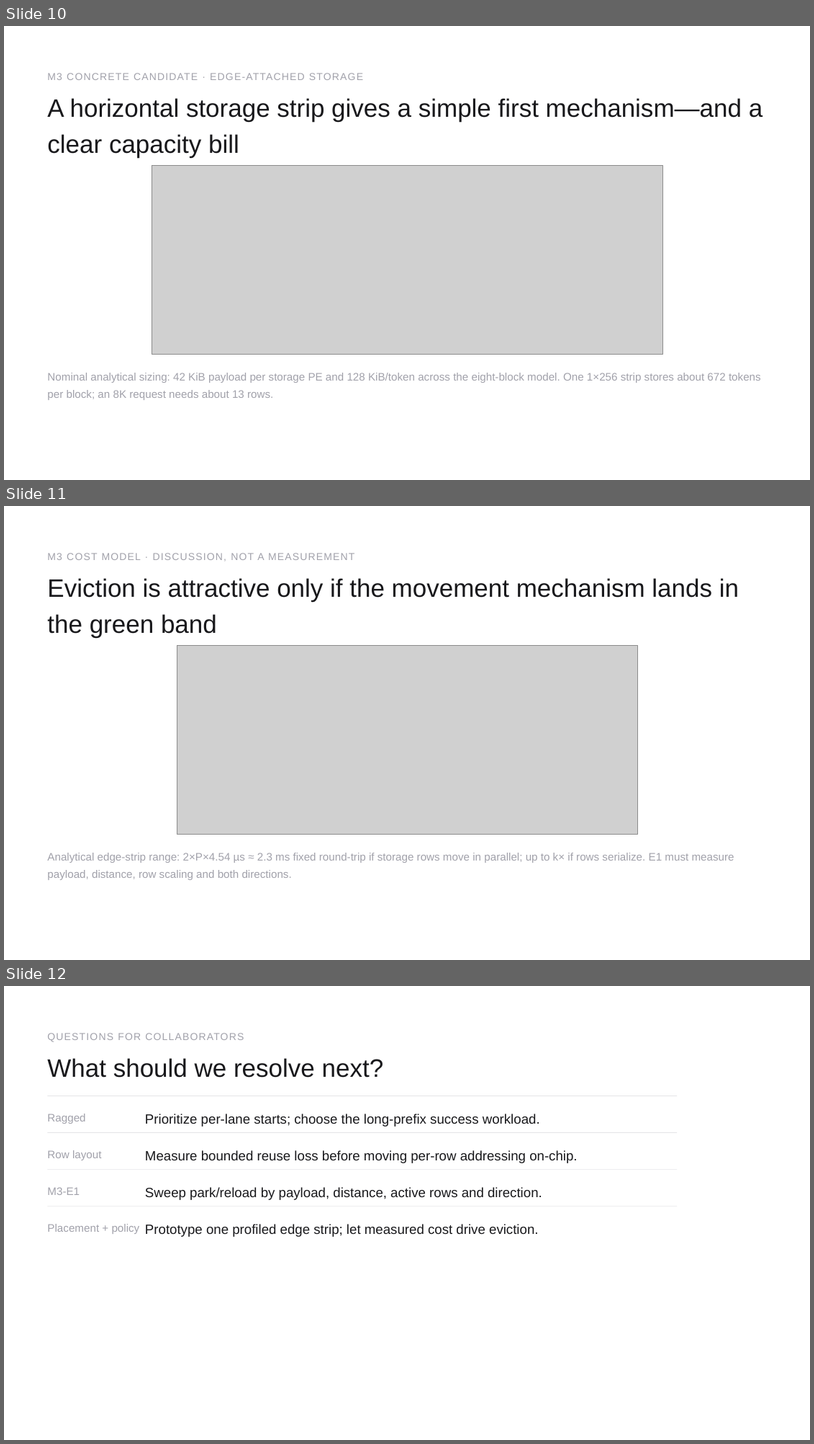
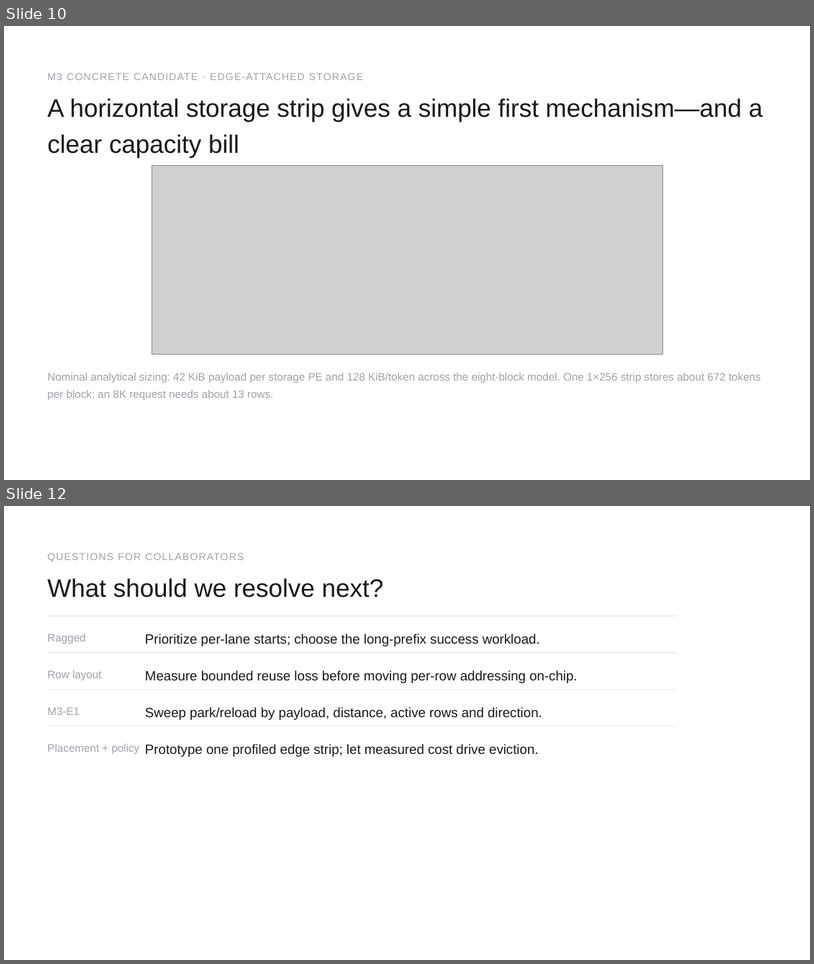
Before and after one commit to happyandslow/agent-memory, a slide deck: projects/WaferEngine-staging/meetings/2026-08-11.pptx. Shown one above the other, each under a label of ours: slides 10, 11 and 12 before the commit, slides 10 and 12 after it; the slides between them are not shown. The pictures are 814x1444 and 814x964 pixels, drawn with LibreOffice and Linux fonts; fonts in the diff are those of the drawing; grey boxes stand for pictures. Boxes give left, top, right and bottom in pixels: in the first picture for what was removed or moved away, otherwise in the second. Text is boxed around its words. In the diff, an @@ line names an element or a change of style, - is before the commit and + after.

Commit message:
update slides

```diff
--- a/projects/WaferEngine-staging/meetings/2026-08-11.pptx
+++ b/projects/WaferEngine-staging/meetings/2026-08-11.pptx
@@ slide 11 removed at (4, 506, 810, 960), background #FFFFFF @@
@@ text removed at (47, 553, 355, 561) @@
-M3 COST MODEL · DISCUSSION, NOT A MEASUREMENT
@@ text removed at (47, 578, 739, 637) @@
-Eviction is attractive only if the movement mechanism lands in the green band
@@ picture removed at (177, 645, 638, 834) @@
@@ text removed at (47, 852, 735, 880) @@
-Analytical edge-strip range: 2×P×4.54 µs ≈ 2.3 ms fixed round-trip if storage rows move in parallel; up to k× if rows serialize. E1 must measure payload, distance, row scaling and both directions.
```
Also in this commit, not shown: 1 slide added, 13 other files.
